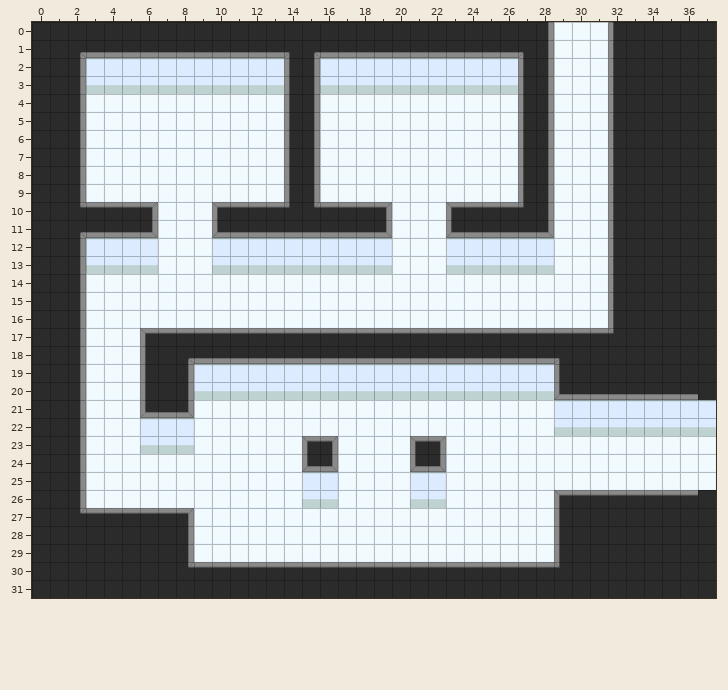
Tiled map (JSON), stored at public/map/hospital1.json. Above: the version before the commit.
Cells are 32x32 px. Shown: x 0..37, y 0..31. Tiles whose own drawing changed are shown in their newer look in all pictures.
Once edited:
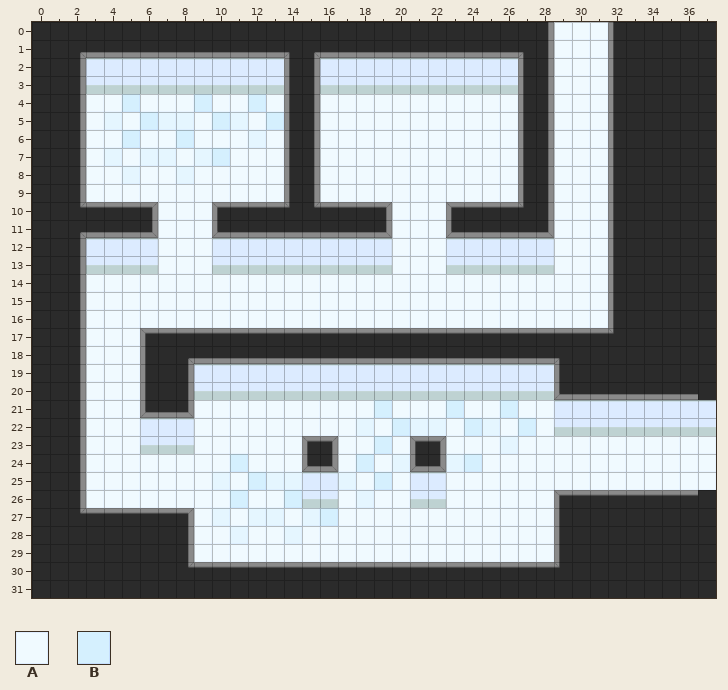
Key: from "hospital": A 1, B 4.
_ is an empty cell.
Diff:
Layer "layer1":
The author changed tile A to tile B in row 4 at x 5, 9 and 12; in row 5 at x 6, 10 and 13; in row 6 at x 5 and 8; in row 7 at x 10; in row 21 at x 19, 23 and 26; in row 22 at x 20, 24 and 27.
The author changed tile A to tile B in row 23 at x 19; in row 24 at x 11, 18 and 24; in row 25 at x 12 and 19; in row 26 at x 11 and 14; in row 27 at x 16.
